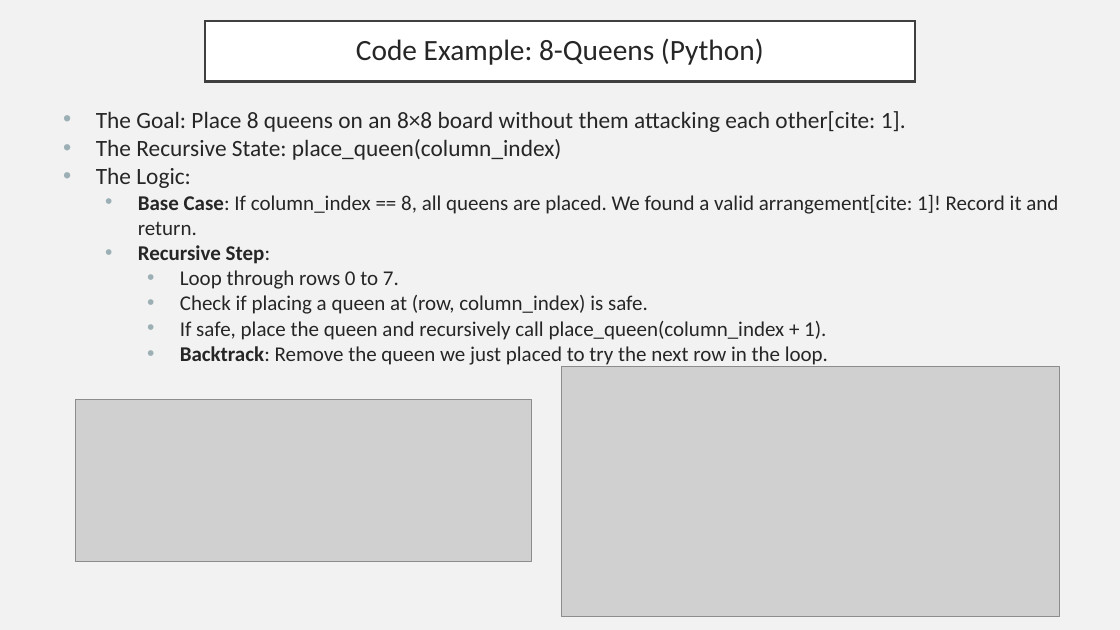
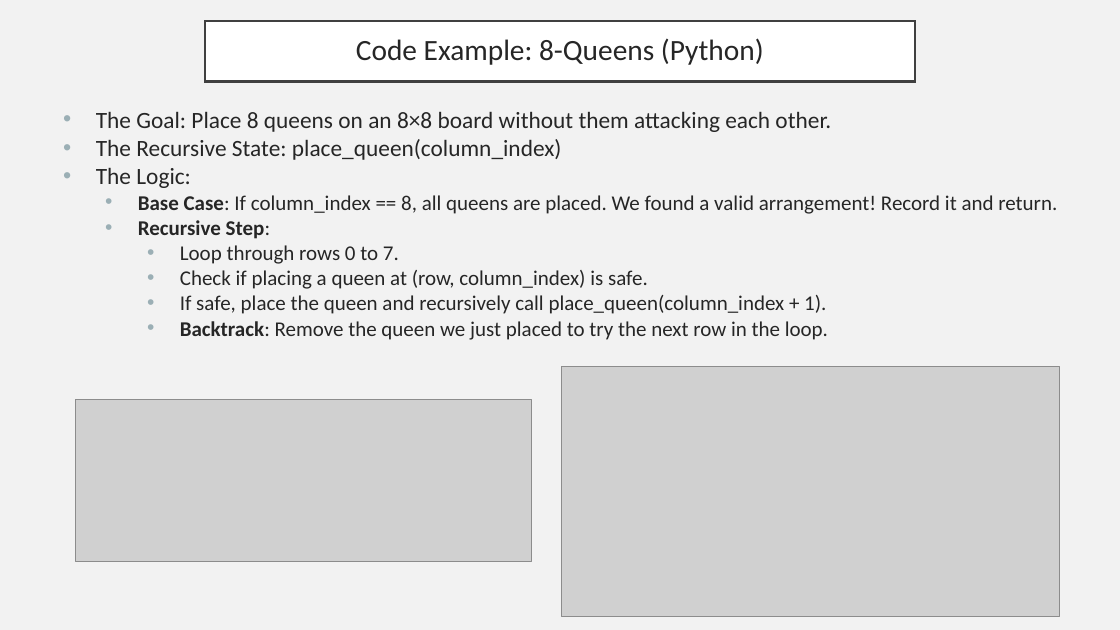
Before and after one commit to ryan-pelchat/competitive-programming-bootcamp-summer-2026, a slide deck: slide 8 of slides/day2_slides.pptx. Drawn at 1120x630 pixels with LibreOffice and Linux fonts; fonts in the diff are those of the drawing; grey boxes stand for pictures. Boxes give left, top, right and bottom in pixels: in the first picture for what was removed or moved away, otherwise in the second. Text is boxed around its words. In the diff, an @@ line names an element or a change of style, - is before the commit and + after.

```diff
--- a/slides/day2_slides.pptx
+++ b/slides/day2_slides.pptx
@@ text at [96,111,831,132]: text changed @@
-• The Goal: Place 8 queens on an 8×8 board without them attacking each other[cite: 1].
+• The Goal: Place 8 queens on an 8×8 board without them attacking each other.
@@ text at [138,195,1057,214]: text changed @@
-  • Base Case: If column_index == 8, all queens are placed. We found a valid arrangement[cite: 1]! Record it and return.
+  • Base Case: If column_index == 8, all queens are placed. We found a valid arrangement! Record it and return.
```
Also in this commit, not shown: 6 other slides changed, 1 slide added, 1 slide removed, 12 other files.
